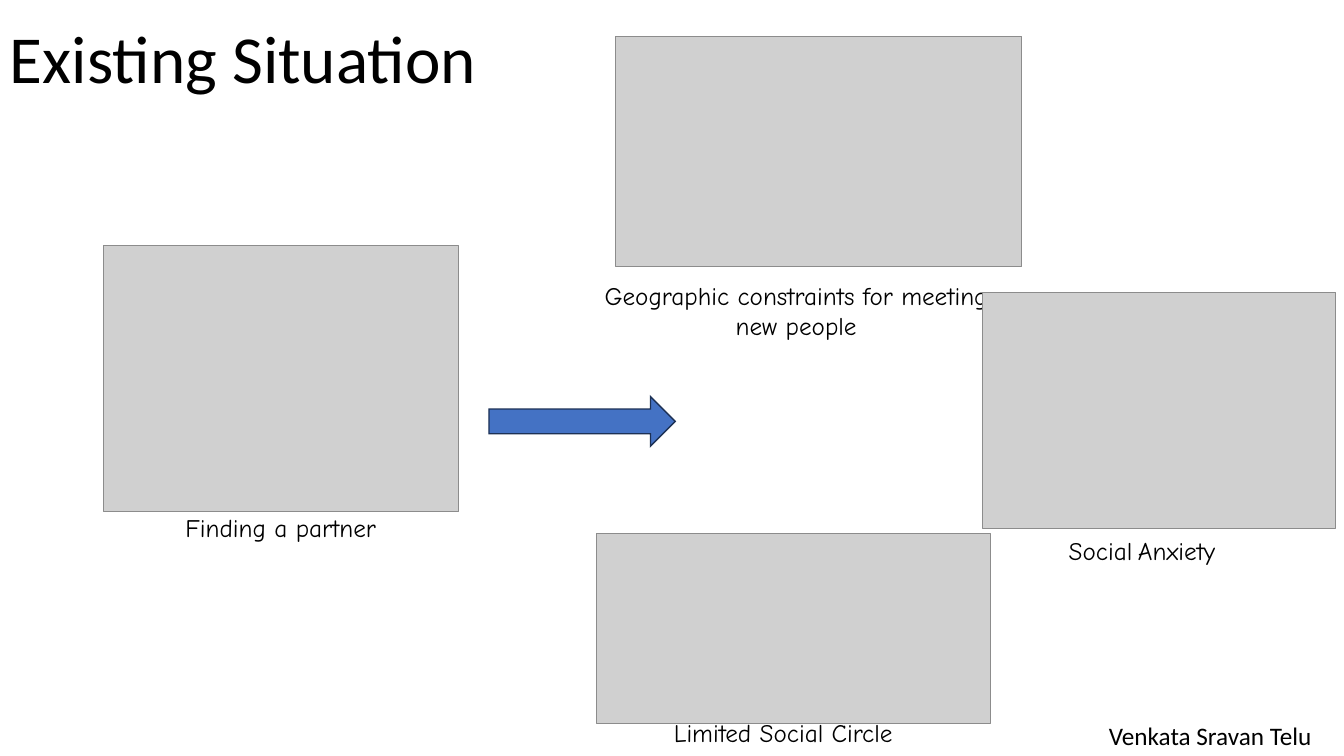
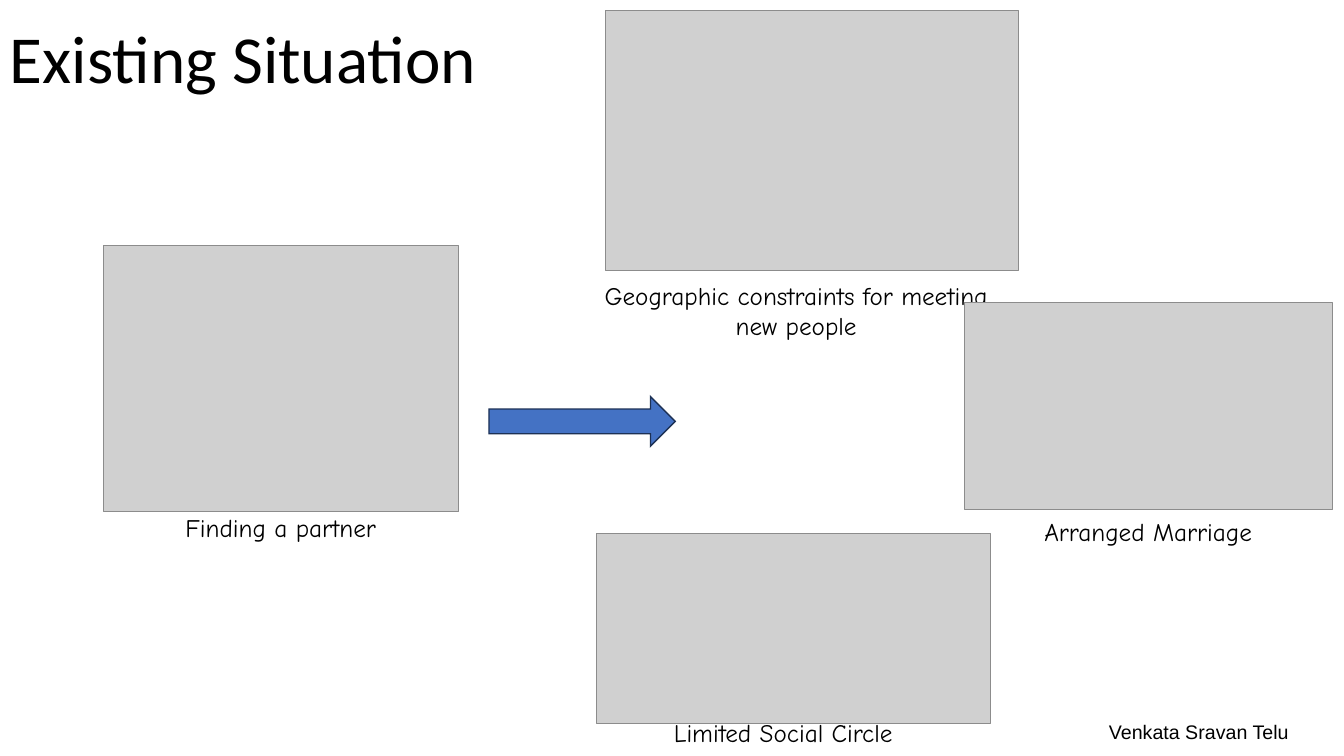
Before and after one commit to JyothsnaCh0831/SoulSwipe, a slide deck: slide 3 of SoulSwipe.pptx. Drawn at 1344x756 pixels with LibreOffice and Linux fonts; fonts in the diff are those of the drawing; grey boxes stand for pictures. Boxes give left, top, right and bottom in pixels: in the first picture for what was removed or moved away, otherwise in the second. Text is boxed around its words. In the diff, an @@ line names an element or a change of style, - is before the commit and + after.

```diff
--- a/SoulSwipe.pptx
+++ b/SoulSwipe.pptx
@@ picture: place and size @@
-picture at bbox=[616, 36, 1022, 267]
+picture at bbox=[606, 10, 1019, 270]
@@ picture: place and size @@
-picture at bbox=[982, 292, 1336, 528]
+picture at bbox=[965, 302, 1333, 509]
@@ text at bbox=[1044, 524, 1252, 546]: text changed @@
-Social Anxiety
+Arranged Marriage
@@ text "Venkata Sravan Telu" at bbox=[1109, 724, 1289, 740]: size 18 to 14 pt, font Calibri to Arial @@
```
Also in this commit, not shown: 9 other slides changed, 8 slides added, 5 slides removed.
